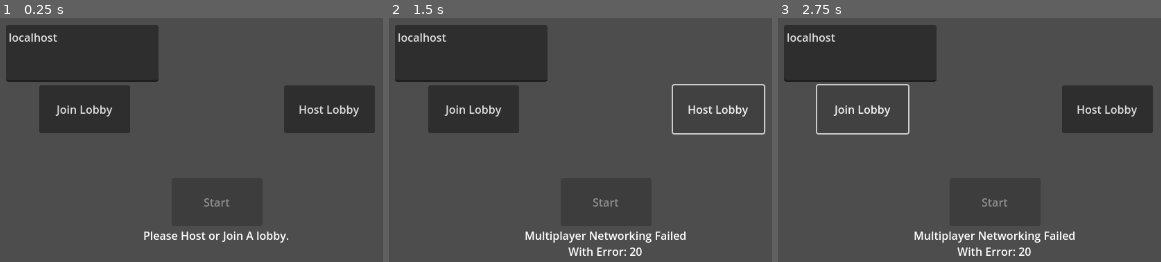
Above: before the commit, frames 1-3 (left to right).
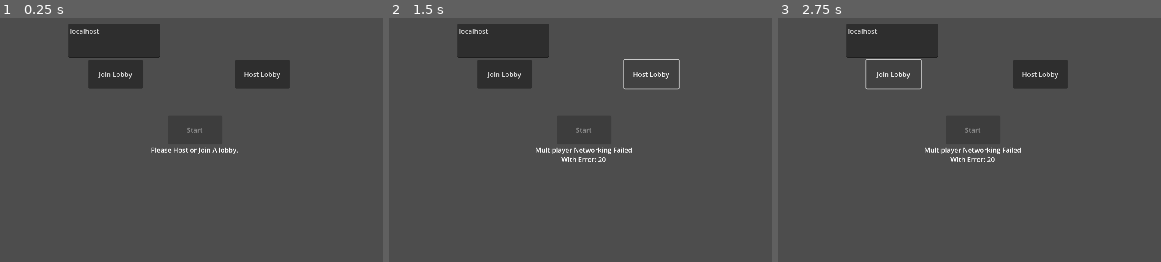
Above: after the commit, the same moments.

Repository: macklosky211/Stratos
Game: Godot game, scene res://Common/Scenes/Main Menu/main_menu.tscn
Two runs of this game, one before a commit and one after it. Both use one fixed random seed, a clock stepped at 60 frames per second and the inputs below.
Inputs (mouse positions are in pixels of both pictures, inside the frame that each line leads up to):
- Up to frame 1 (0.25 s): no input
- Up to frame 2 (1.5 s): tap Enter at 0.5 s; move the mouse to (outside the picture) at 0.52 s; hold D (Right) 0.53-1.25 s; hold Ctrl (Crouch) 0.53-1.25 s; tap Space (Jump) at 0.77 s; click "Host Lobby" at 1.25 s
- Up to frame 3 (2.75 s): click "Join Lobby" at 2 s

The runs differ from the first frame. In frame 1, 17% of the frame differs, in the area x 1-98%, y 2-93%; in frame 2, 13%; in frame 3, 14%.

Commit message:
speedometer :P

Diff:
--- a/Common/Scenes/Main Menu/main_menu.tscn
+++ b/Common/Scenes/Main Menu/main_menu.tscn
@@ -13,45 +13,45 @@
 
 [node name="Start Button" type="Button" parent="."]
 layout_mode = 0
-offset_left = 497.0
-offset_top = 478.0
-offset_right = 628.0
-offset_bottom = 547.0
+offset_left = 819.0
+offset_top = 646.0
+offset_right = 950.0
+offset_bottom = 715.0
 disabled = true
 text = "Start"
 
 [node name="Host Lobby Button" type="Button" parent="."]
 layout_mode = 0
-offset_left = 659.0
-offset_top = 344.0
-offset_right = 790.0
-offset_bottom = 413.0
+offset_left = 981.0
+offset_top = 512.0
+offset_right = 1112.0
+offset_bottom = 581.0
 text = "Host Lobby"
 
 [node name="Join Lobby Button" type="Button" parent="."]
 layout_mode = 0
-offset_left = 306.0
-offset_top = 344.0
-offset_right = 437.0
-offset_bottom = 413.0
+offset_left = 628.0
+offset_top = 512.0
+offset_right = 759.0
+offset_bottom = 581.0
 text = "Join Lobby"
 
 [node name="Lobby Tooltip" type="RichTextLabel" parent="."]
 layout_mode = 0
-offset_left = 437.0
-offset_top = 549.0
-offset_right = 687.0
-offset_bottom = 651.0
+offset_left = 759.0
+offset_top = 717.0
+offset_right = 1009.0
+offset_bottom = 819.0
 text = "Please Host or Join A lobby."
 fit_content = true
 horizontal_alignment = 1
 
 [node name="IP_ADDRESS_BOX" type="TextEdit" parent="."]
 layout_mode = 0
-offset_left = 258.0
-offset_top = 257.0
-offset_right = 478.0
-offset_bottom = 339.0
+offset_left = 580.0
+offset_top = 425.0
+offset_right = 800.0
+offset_bottom = 507.0
 text = "localhost"
 placeholder_text = "Lobby IPV4 Address"
 wrap_mode = 1
--- a/Entities/Player/player.gd
+++ b/Entities/Player/player.gd
@@ -3,13 +3,14 @@
 @onready var camera : Camera3D = $Camera3D
 @onready var health : HealthComponent = $HealthComponent
 
+@onready var speedometer: RichTextLabel = $Camera3D/HUD/Speedometer
+
 const WALK_SPEED : float = 5.0
 const SPRINT_SPEED : float = WALK_SPEED * 2.0
 const CROUCH_SPEED : float = WALK_SPEED * 0.5
 const JUMP_VELOCITY : float = 3.5
-const AIR_SPEED : float = 3.0
 
-const ACCEL : float = 2.5
+const ACCEL : float = 1.25
 
 var mouse_sensitivity : float = 0.001
 var mouse_locked : bool = false
@@ -36,6 +37,7 @@
 	if current_state is Object and current_state.has_method("_update"): current_state._update(self, delta)
 	if not is_on_floor(): velocity += get_gravity() * delta
 	move_and_slide()
+	speedometer.text = "%.1f" % velocity.length()
 
 @rpc("any_peer", "call_local")
 func reset() -> void:
--- a/Entities/Player/player.tscn
+++ b/Entities/Player/player.tscn
@@ -83,6 +83,28 @@
 
 [node name="LeftHand" type="Node3D" parent="Camera3D/WeaponComponent"]
 
+[node name="HUD" type="Control" parent="Camera3D"]
+layout_mode = 3
+anchors_preset = 15
+anchor_right = 1.0
+anchor_bottom = 1.0
+grow_horizontal = 2
+grow_vertical = 2
+mouse_filter = 2
+
+[node name="Speedometer" type="RichTextLabel" parent="Camera3D/HUD"]
+layout_mode = 1
+anchors_preset = -1
+anchor_left = 0.899
+anchor_right = 1.0
+anchor_bottom = 0.069
+offset_left = -0.0800781
+offset_bottom = 0.479996
+grow_horizontal = 0
+theme_override_font_sizes/normal_font_size = 50
+text = "SPEEED"
+fit_content = true
+
 [node name="FastSync" type="MultiplayerSynchronizer" parent="."]
 replication_config = SubResource("SceneReplicationConfig_mv1ah")
 
--- a/project.godot
+++ b/project.godot
@@ -24,6 +24,11 @@
 [debug]
 
 gdscript/warnings/unused_signal=0
+
+[display]
+
+window/size/viewport_width=1920
+window/size/viewport_height=1080
 
 [file_customization]
 
